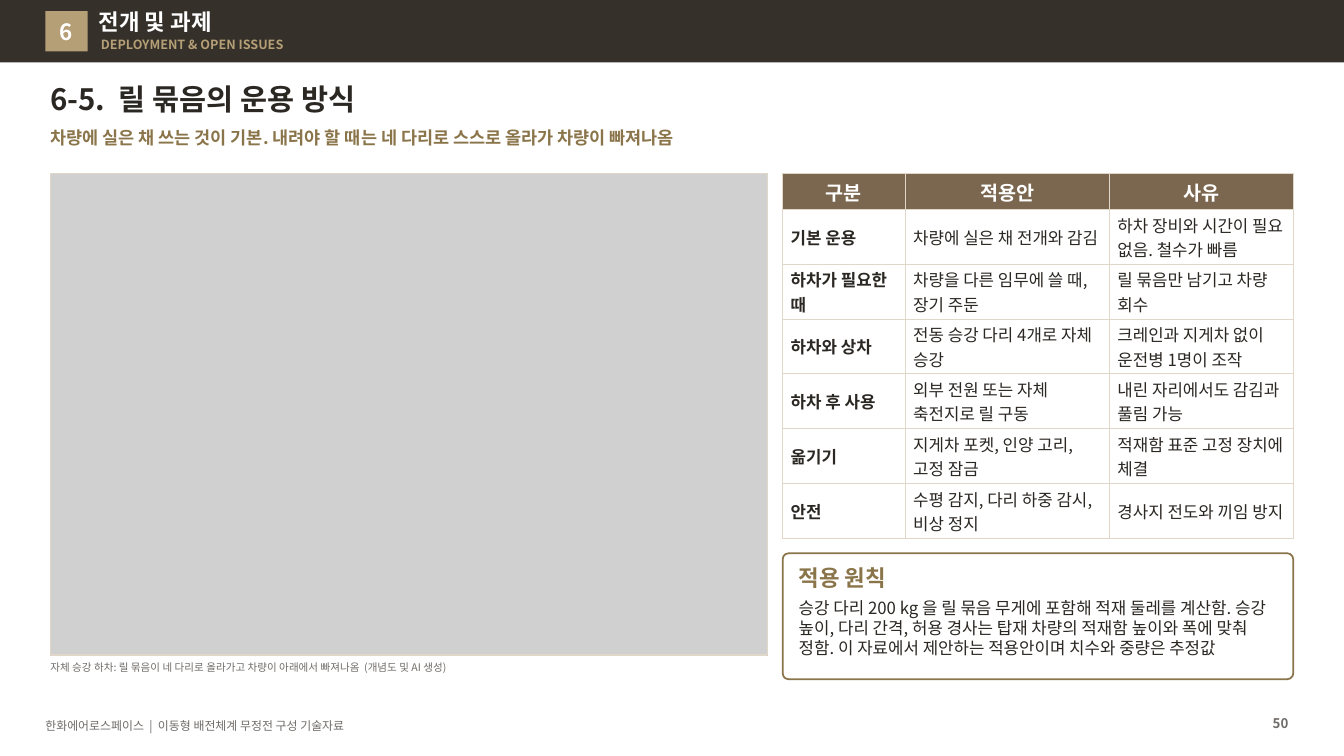
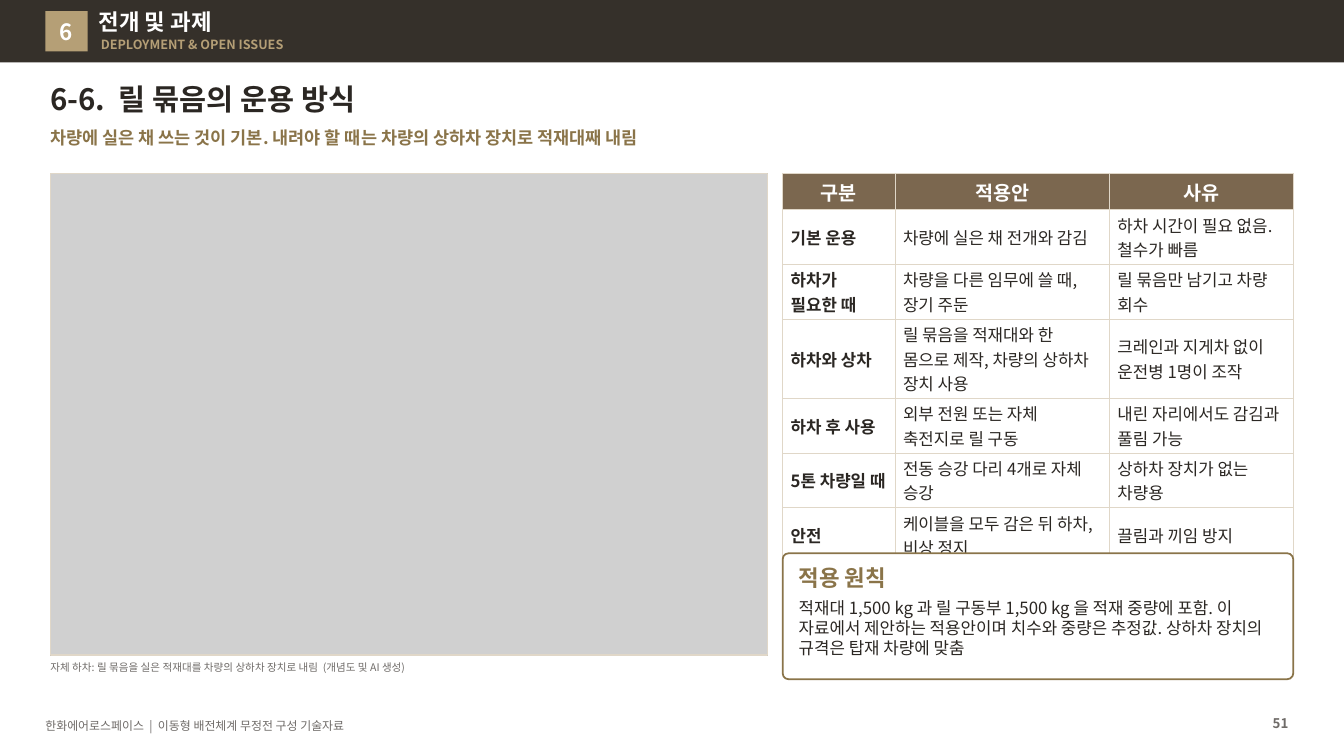
Before and after one commit to byunjd112-hue/headroom, a slide deck: slide 51 of mobile_ems/docs/out/IFPS_이동형배전체계_무정전구성_기술자료_Rev72.pptx (slide 50 before the commit). Drawn at 1344x756 pixels with LibreOffice and Linux fonts; fonts in the diff are those of the drawing; grey boxes stand for pictures. Boxes give left, top, right and bottom in pixels: in the first picture for what was removed or moved away, otherwise in the second. Text is boxed around its words. In the diff, an @@ line names an element or a change of style, - is before the commit and + after.

```diff
--- a/mobile_ems/docs/out/IFPS_이동형배전체계_무정전구성_기술자료_Rev72.pptx
+++ b/mobile_ems/docs/out/IFPS_이동형배전체계_무정전구성_기술자료_Rev72.pptx
@@ title at (50,85,355,113): text changed @@
-6-5. 릴 묶음의 운용 방식
+6-6. 릴 묶음의 운용 방식
@@ text at (50,126,638,149): text changed @@
-차량에 실은 채 쓰는 것이 기본. 내려야 할 때는 네 다리로 스스로 올라가 차량이 빠져나옴
+차량에 실은 채 쓰는 것이 기본. 내려야 할 때는 차량의 상하차 장치로 적재대째 내림
@@ table at (782,173,1293,558) @@
-row 2, column 3: 하차 장비와 시간이 필요 없음. 철수가 빠름
+row 2, column 3: 하차 시간이 필요 없음. 철수가 빠름
-row 4, column 2: 전동 승강 다리 4개로 자체 승강
+row 4, column 2: 릴 묶음을 적재대와 한 몸으로 제작, 차량의 상하차 장치 사용
-row 6: 옮기기 | 지게차 포켓, 인양 고리, 고정 잠금 | 적재함 표준 고정 장치에 체결
+row 6: 5톤 차량일 때 | 전동 승강 다리 4개로 자체 승강 | 상하차 장치가 없는 차량용
-row 7, column 2: 수평 감지, 다리 하중 감시, 비상 정지
+row 7, column 2: 케이블을 모두 감은 뒤 하차, 비상 정지
-row 7, column 3: 경사지 전도와 끼임 방지
+row 7, column 3: 끌림과 끼임 방지
@@ text at (799,600,1262,656): text changed @@
-승강 다리 200 kg 을 릴 묶음 무게에 포함해 적재 둘레를 계산함. 승강 높이, 다리 간격, 허용 경사는 탑재 차량의 적재함 높이와 폭에 맞춰 정함. 이 자료에서 제안하는 적용안이며 치수와 중량은 추정값
+적재대 1,500 kg 과 릴 구동부 1,500 kg 을 적재 중량에 포함. 이 자료에서 제안하는 적용안이며 치수와 중량은 추정값. 상하차 장치의 규격은 탑재 차량에 맞춤
@@ text at (50,662,405,673): text changed @@
-자체 승강 하차: 릴 묶음이 네 다리로 올라가고 차량이 아래에서 빠져나옴 (개념도 및 AI 생성)
+자체 하차: 릴 묶음을 실은 적재대를 차량의 상하차 장치로 내림 (개념도 및 AI 생성)
@@ page number at (1273,718,1289,728): text changed @@
-50
+51
```
Also in this commit, not shown: 7 other slides changed, 1 slide added, 6 other files.
